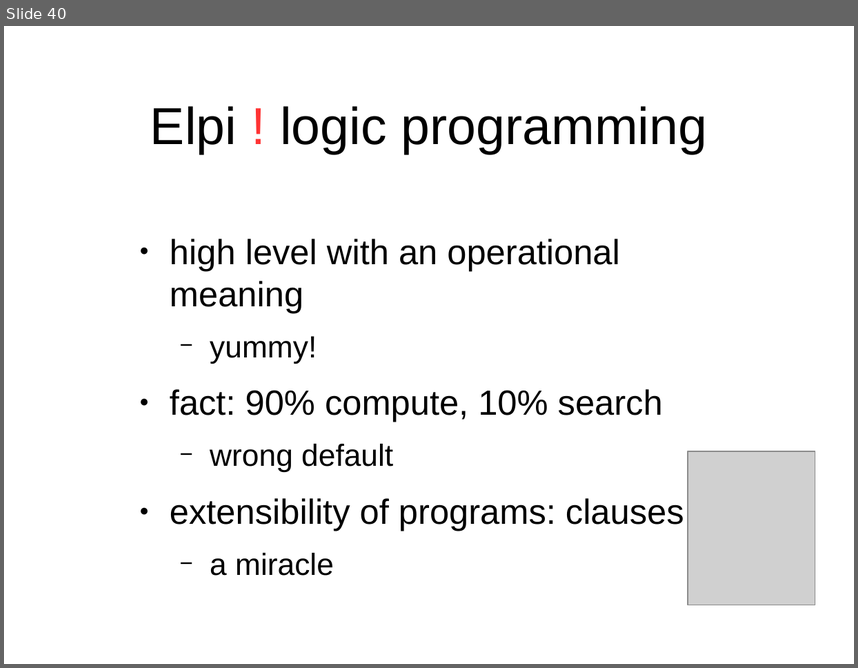
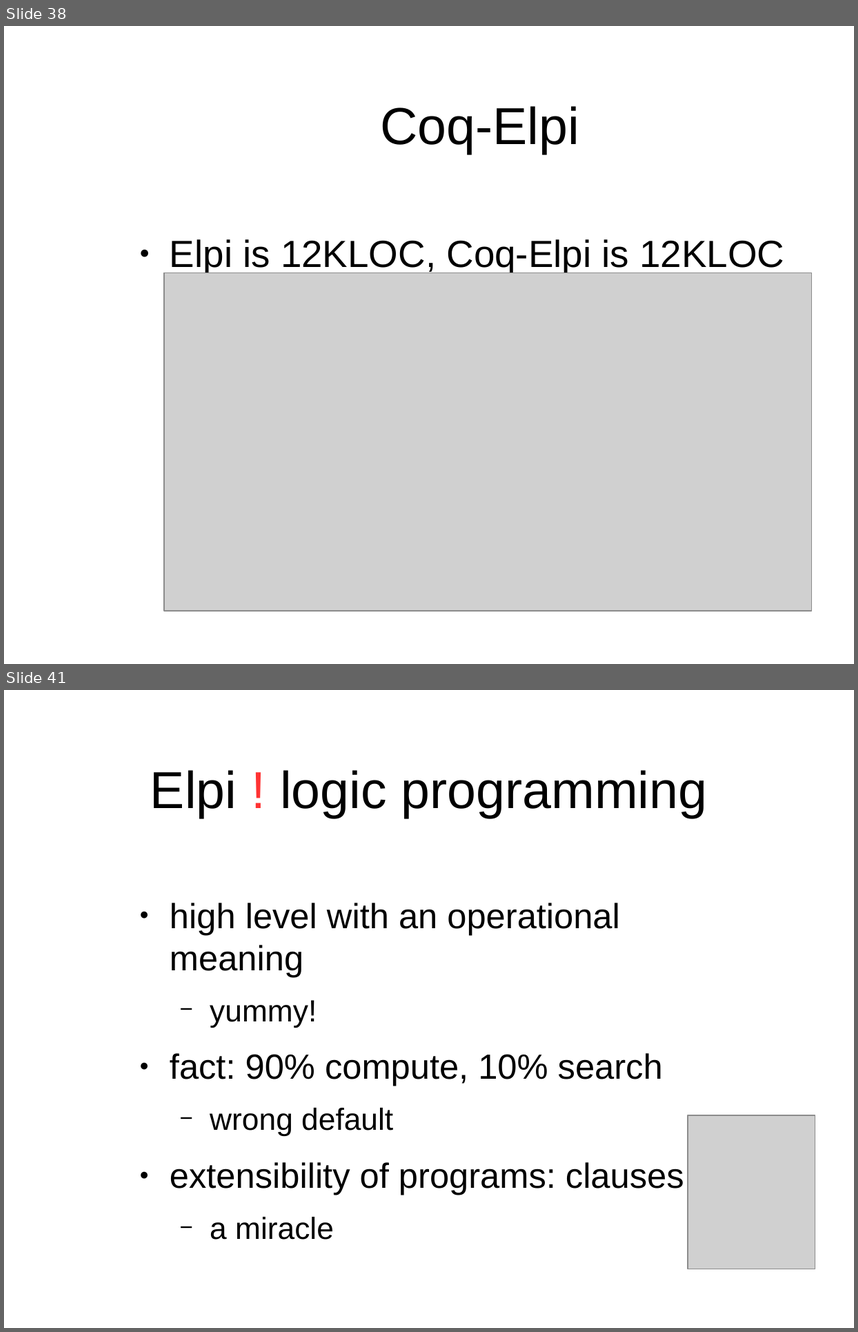
Before and after one commit to gares/demo-nantes-20-12-2023, a slide deck: slides.odp. Shown one above the other, each under a label of ours: slide 40 before the commit, slides 38 and 41 after it; the slides between them are not shown. The pictures are 858x668 and 858x1332 pixels, drawn with LibreOffice and Linux fonts; fonts in the diff are those of the drawing; grey boxes stand for pictures; background and template pictures are left out. Boxes give left, top, right and bottom in pixels: in the first picture for what was removed or moved away, otherwise in the second. Text is boxed around its words. In the diff, an @@ line names an element or a change of style, - is before the commit and + after.

```diff
--- a/slides.odp
+++ b/slides.odp
@@ slide 38 added at box(4, 26, 854, 664), background #FFFFFF @@
@@ title added at box(380, 106, 579, 154), 44 pt, text #000000 @@
+Coq-Elpi
@@ text added at box(170, 239, 784, 274), 32 pt, text #000000 @@
+● Elpi is 12KLOC, Coq-Elpi is 12KLOC
@@ picture added at box(164, 272, 811, 610) @@
@@ what was slide 40 is now slide 41 @@
```
Also in this commit, not shown: 6 slides changed, 11 other slides added, 15 slides removed, 1 other file.
